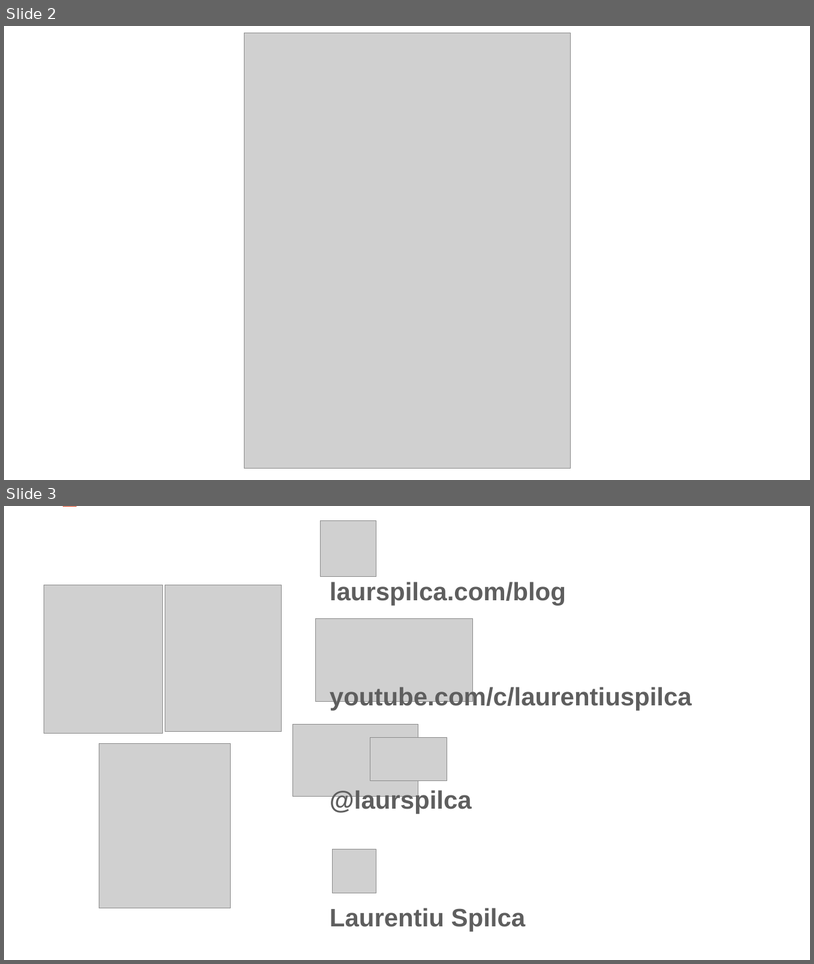
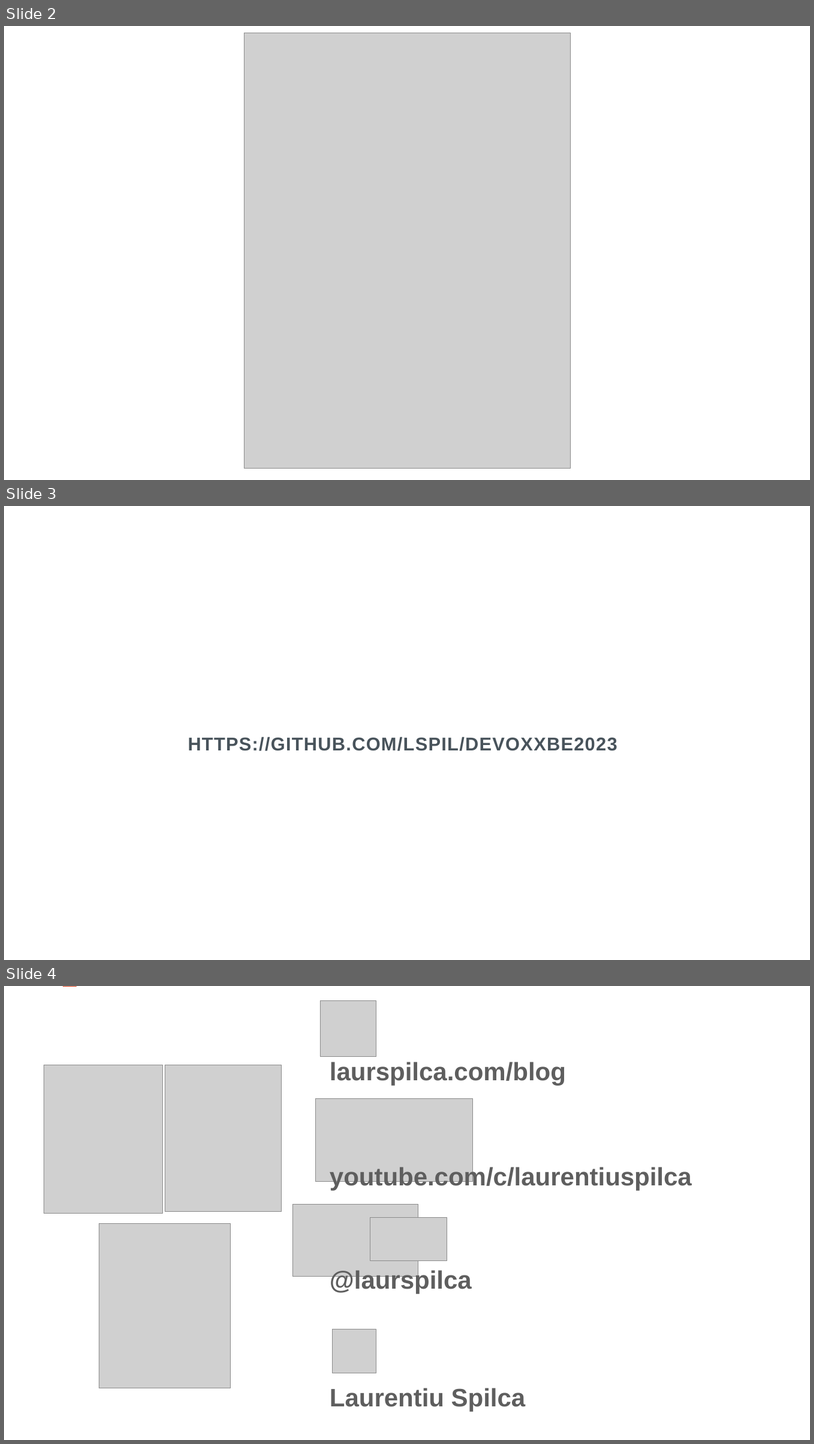
Before and after one commit to lspil/devoxxbe2023, a slide deck: Spring Security Deep Dive.pptx. Shown one above the other, each under a label of ours: slides 2 and 3 before the commit, slides 2, 3 and 4 after it. The pictures are 814x964 and 814x1444 pixels, drawn with LibreOffice and Linux fonts; fonts in the diff are those of the drawing; grey boxes stand for pictures; background and template pictures are left out. Boxes give left, top, right and bottom in pixels: in the first picture for what was removed or moved away, otherwise in the second. Text is boxed around its words. In the diff, an @@ line names an element or a change of style, - is before the commit and + after.

```diff
--- a/Spring Security Deep Dive.pptx
+++ b/Spring Security Deep Dive.pptx
@@ slide 3 added at bbox=[4, 506, 810, 960], background #FFFFFF; not listed: 1 template element that a slide beside it also shows @@
@@ rectangle added at bbox=[5, 506, 810, 960], fill #FFFFFF @@
@@ text added at bbox=[188, 736, 618, 751], 44 pt, text #48535B, bold @@
+HTTPS://GITHUB.COM/LSPIL/DEVOXXBE2023
@@ what was slide 3 is now slide 4 @@
```
Also in this commit, not shown: 3 slides changed, 8 other slides added, 25 other files.
